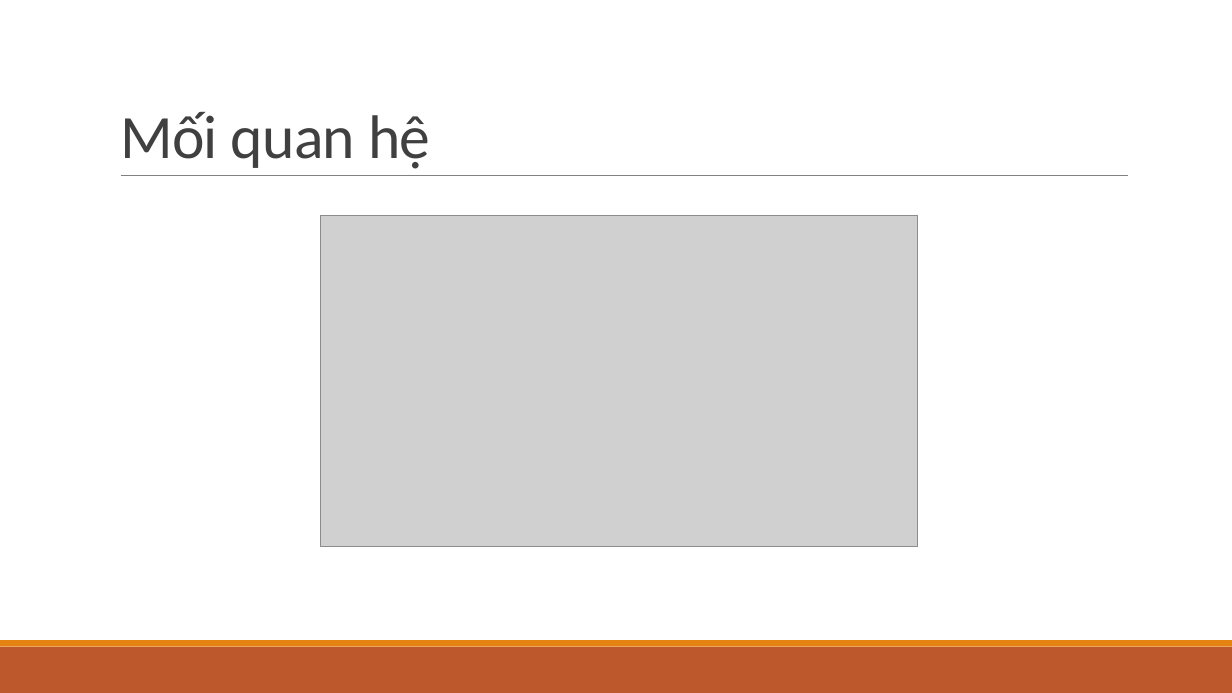
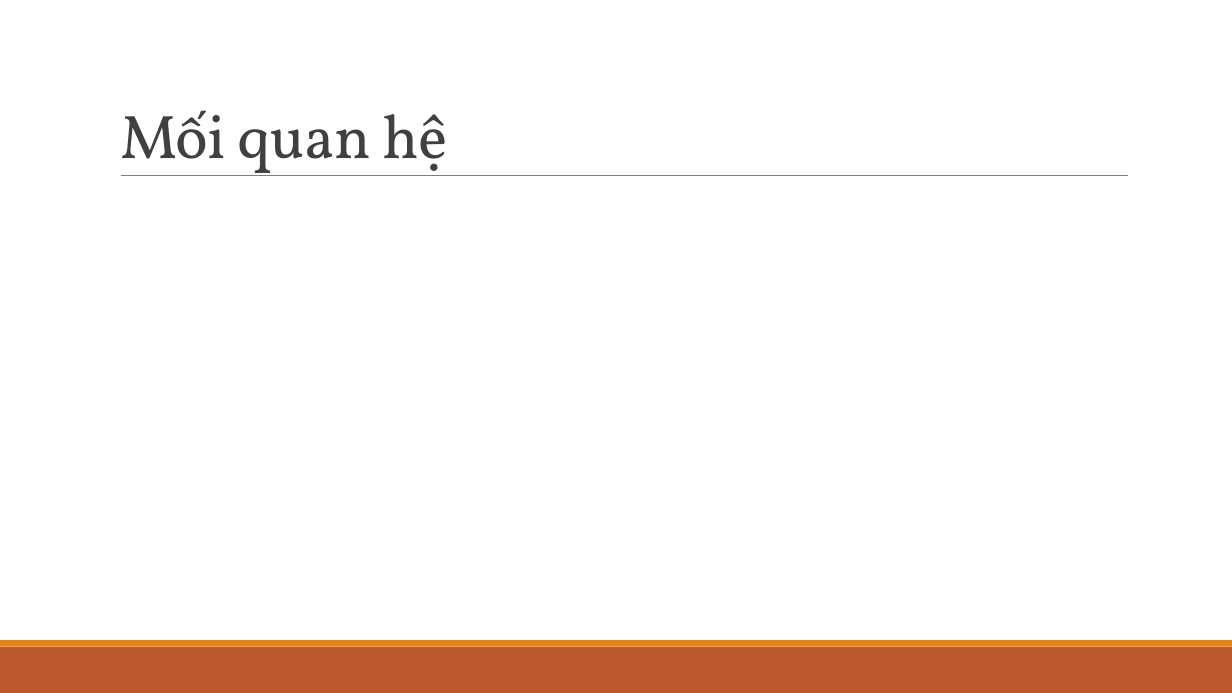
Before and after one commit to ChrisJamison/design_pattern, a slide deck: slide 27 of DP version 1.1.pptx (slide 23 before the commit). Drawn at 1232x693 pixels with LibreOffice and Linux fonts; fonts in the diff are those of the drawing; grey boxes stand for pictures. Boxes give left, top, right and bottom in pixels: in the first picture for what was removed or moved away, otherwise in the second. Text is boxed around its words. In the diff, an @@ line names an element or a change of style, - is before the commit and + after.

```diff
--- a/DP version 1.1.pptx
+++ b/DP version 1.1.pptx
@@ title "Mối quan hệ" at <box>120,110,447,176</box>: font Calibri to Vollkorn @@
@@ picture removed at <box>321,215,918,546</box> @@
```
Also in this commit, not shown: 24 other slides changed, 5 slides added, 1 slide removed.
